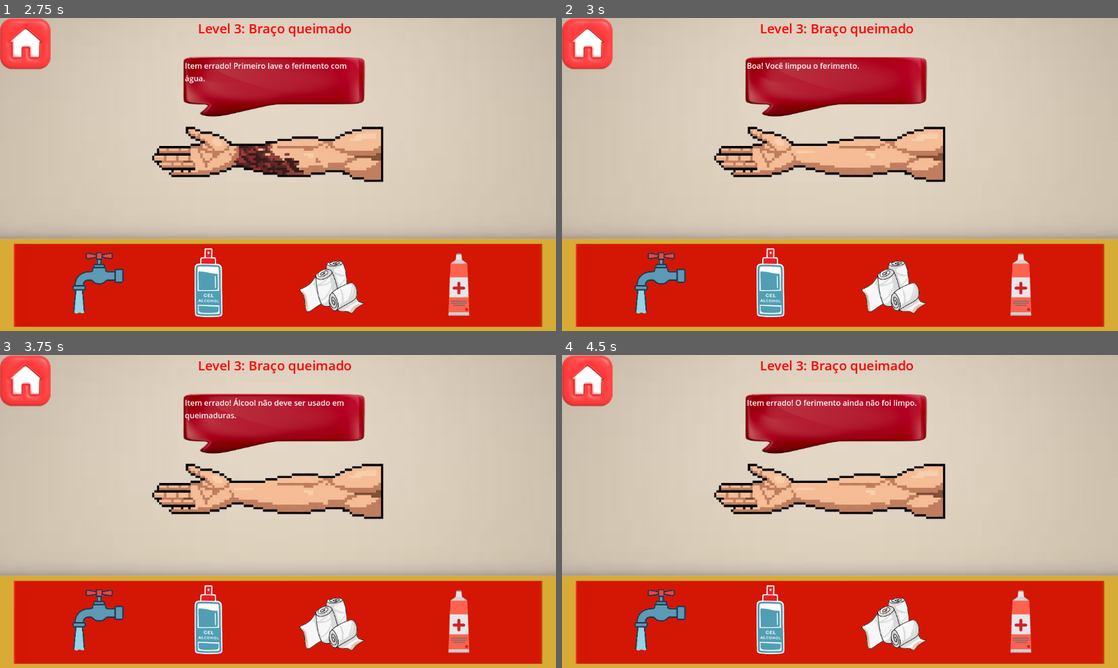
Above: before the commit, frames 1-4 (two rows, left to right).
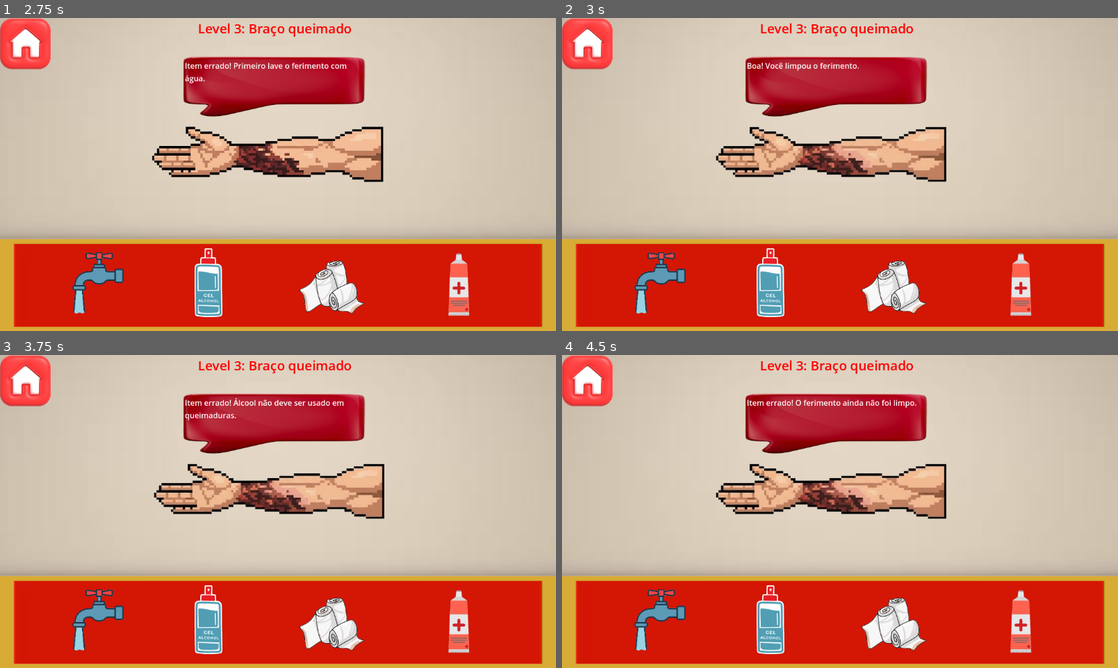
Above: after the commit, the same moments.

Repository: Igorgx/socorristas_jogo
Game: Godot game, scene res://main_menu.tscn
Two runs of this game, one before a commit and one after it. Both use one fixed random seed, a clock stepped at 60 frames per second and the inputs below.
Inputs (mouse positions are in pixels of both pictures, inside the frame that each line leads up to):
- Up to frame 1 (2.75 s): click "Jogar" at 0.5 s; click "Level 3" at 1.25 s; click (328, 284) at 2 s
- Up to frame 2 (3 s): click (656, 284) at 2.75 s
- Up to frame 3 (3.75 s): click (211, 621) at 3.5 s
- Up to frame 4 (4.5 s): click (1023, 621) at 4.25 s

Frame 1 is identical in both runs. In frame 2, 1.8% of the frame differs, in the area x 27-70%, y 34-53%; in frame 3, 1.8%; in frame 4, 1.8%.

Commit message:
Level3 + Button_Atadura(Patch)

Diff:
--- a/socorrista/button_atadura.gd
+++ b/socorrista/button_atadura.gd
@@ -2,12 +2,8 @@
 
 @onready var circulos_parent := get_node("../../CirculosDeAtadura")
 @onready var nextLevel = $"../../NextLevel"
-@onready var sucesso: AudioStreamPlayer = $"../../Sucesso"
-@onready var errado: AudioStreamPlayer = $"../../Errado"
-@onready var circulos := circulos_parent.get_children()
 @onready var start_position := global_position
 @onready var start_scale := scale
-@onready var mensagem_final: RichTextLabel = $"../../MensagemFinal"
 
 var circuloXQtd = 9
 var dragging := false
@@ -45,12 +41,11 @@
 		level3.mensagem.text = "PACIENTE TRATADO!"
 		level3.estado = "tratado"
 		nextLevel.visible = true
-		mensagem_final.visible = true
 
 func _on_button_down():
 	if level3.estado != "limpo":
 		level3.mensagem.text = "Item errado! Primeiro lave o ferimento com\nágua."
-		errado.play()
+		level3.errado.play()
 	else:
 		dragging = true
 		circulos_parent.visible = true
@@ -65,12 +60,12 @@
 	if alvo == null:
 		scale = start_scale
 		global_position = start_position
-		errado.play()
+		level3.errado.play()
 	else:
 		aplicar_x_no_circulo(alvo)
 		scale = start_scale
 		global_position = start_position
-		sucesso.play()
+		level3.sucesso.play()
 
 func _on_gui_input(event):
 	if dragging and event is InputEventMouseMotion:
--- a/socorrista/level3.gd
+++ b/socorrista/level3.gd
@@ -11,7 +11,7 @@
 # Carrega as imagens (ajuste os nomes conforme seus arquivos)
 var braco_queimado = preload("res://sprites socorristas/braço queimadura.png")
 var braco_atadura = preload("res://sprites socorristas/braço estendido bandagens.png")
-var braco_limpo = preload("res://sprites socorristas/braço estendido.png")
+var braco_limpo = preload("res://sprites socorristas/braço queimadura limpo.png")
 var estado = "queimado"
 
 func _on_button_agua_pressed() -> void:
--- a/socorrista/level3.tscn
+++ b/socorrista/level3.tscn
@@ -17,7 +17,6 @@
 [ext_resource type="Texture2D" uid="uid://ca85xbih5xfdq" path="res://sprites socorristas/atadura sem fundo.png" id="14_i6w5t"]
 [ext_resource type="Texture2D" uid="uid://cw4uo7x0so04w" path="res://sprites socorristas/pomada sem fundo.png" id="15_l2pgs"]
 [ext_resource type="Texture2D" uid="uid://bee7po6qrkk0u" path="res://sprites socorristas/Next_level.png" id="17_i6w5t"]
-[ext_resource type="FontFile" uid="uid://bsihjv8y4fucx" path="res://sprites socorristas/fontes/SuperPixel-m2L8j.ttf" id="18_l2pgs"]
 
 [sub_resource type="CircleShape2D" id="CircleShape2D_qoi87"]
 radius = 140.35669
@@ -86,6 +85,7 @@
 texture = ExtResource("3_7oc4e")
 
 [node name="CirculosDeAtadura" type="CanvasGroup" parent="."]
+visible = false
 
 [node name="Circulo" type="Sprite2D" parent="CirculosDeAtadura"]
 position = Vector2(130, 36)
@@ -176,8 +176,6 @@
 
 [node name="CollisionShape2D" type="CollisionShape2D" parent="CirculosDeAtadura/Circulo9/Area9"]
 shape = SubResource("CircleShape2D_mr4ff")
-
-[node name="CirculosDeAtaduraX" type="CanvasGroup" parent="."]
 
 [node name="UI" type="Control" parent="."]
 layout_mode = 3
@@ -284,23 +282,12 @@
 
 [node name="NextLevel" type="TextureButton" parent="."]
 visible = false
-offset_left = 197.0
-offset_top = -151.0
-offset_right = 697.0
-offset_bottom = 349.0
+offset_left = 452.0
+offset_top = -310.0
+offset_right = 952.0
+offset_bottom = 190.0
 scale = Vector2(0.3, 0.3)
 texture_normal = ExtResource("17_i6w5t")
-
-[node name="MensagemFinal" type="RichTextLabel" parent="."]
-visible = false
-offset_left = -253.0
-offset_top = -93.0
-offset_right = 205.0
-offset_bottom = 18.0
-theme_override_colors/default_color = Color(0.014938173, 0.66257006, 3.85046e-07, 1)
-theme_override_fonts/normal_font = ExtResource("18_l2pgs")
-theme_override_font_sizes/normal_font_size = 40
-text = "Bom trabalho!"
 
 [connection signal="pressed" from="UI/Button_Agua" to="." method="_on_button_agua_pressed"]
 [connection signal="pressed" from="UI/Button_Alcool" to="." method="_on_button_alcool_pressed"]
Not shown: 1 places in socorrista/level3.tscn that only renumber resources
